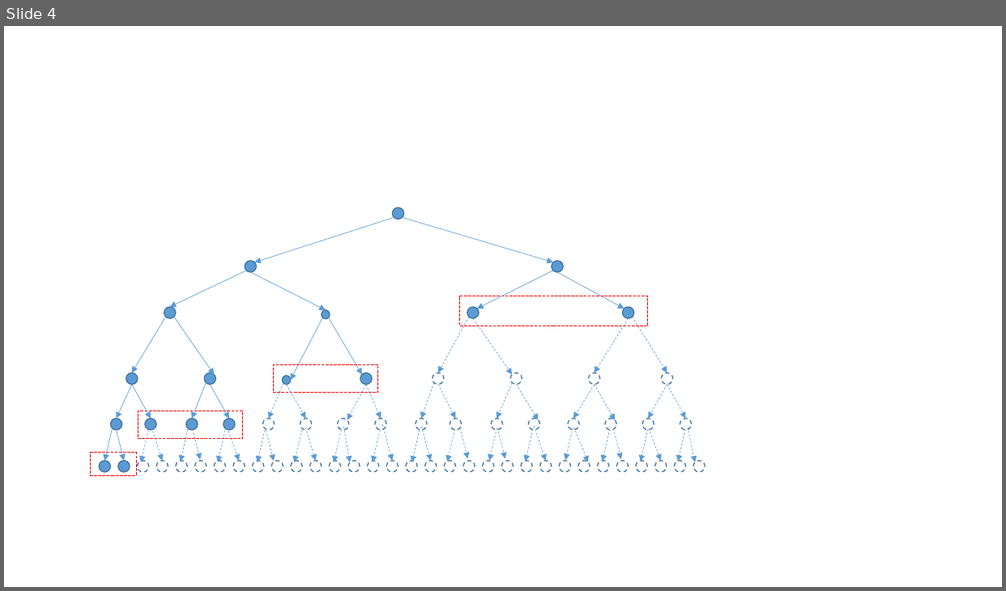
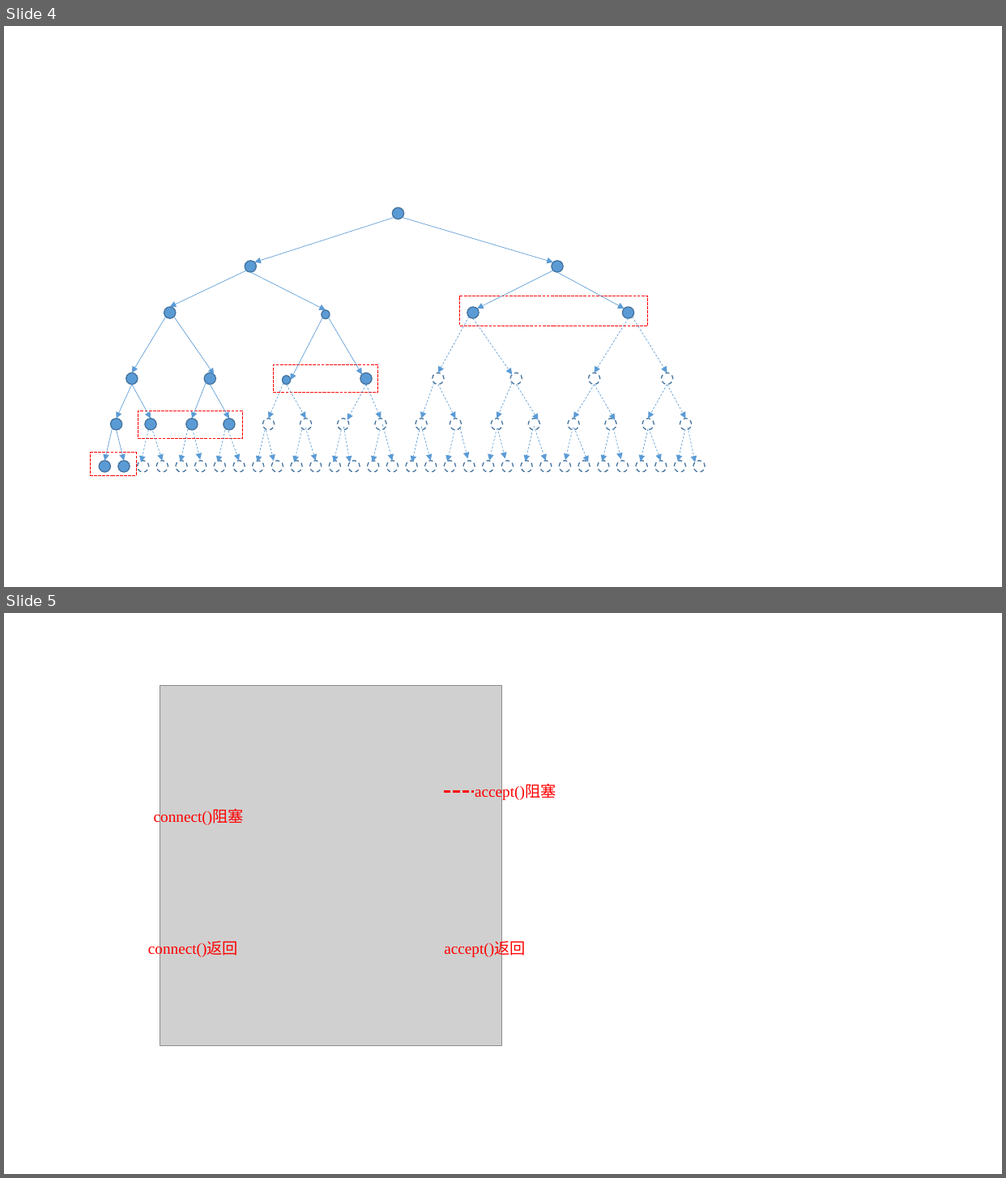
Before and after one commit to mythsaber/Learning-Notes, a slide deck: 音视频编解码.pptx. Shown one above the other, each under a label of ours: slide 4 before the commit, slides 4 and 5 after it. The pictures are 1006x591 and 1006x1178 pixels, drawn with LibreOffice and Linux fonts; fonts in the diff are those of the drawing; grey boxes stand for pictures. Boxes give left, top, right and bottom in pixels: in the first picture for what was removed or moved away, otherwise in the second. Text is boxed around its words. In the diff, an @@ line names an element or a change of style, - is before the commit and + after.

```diff
--- a/音视频编解码.pptx
+++ b/音视频编解码.pptx
@@ slide 5 added at [4,613,1002,1174], background #FFFFFF @@
@@ picture added at [160,686,502,1046] @@
@@ line added from (444, 792) to (474, 792), #FF0000 2.25 pt dashed @@
@@ text added at [475,786,556,801], 15 pt, text #FF0000 @@
+accept()阻塞
@@ text added at [154,811,244,826], 15 pt, text #FF0000 @@
+connect()阻塞
@@ text added at [148,942,238,957], 15 pt, text #FF0000 @@
+connect()返回
@@ text added at [444,942,525,957], 15 pt, text #FF0000 @@
+accept()返回
```
Also in this commit, not shown: 5 other files.
